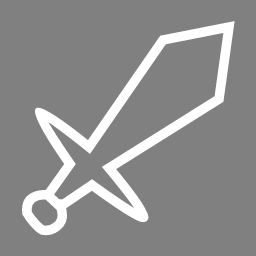
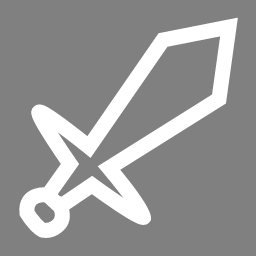
Two versions of the same layered image (256 x 256). Layer-by-layer changes:
pixels changed over [19, 17, 238, 238] (layer not identified)
